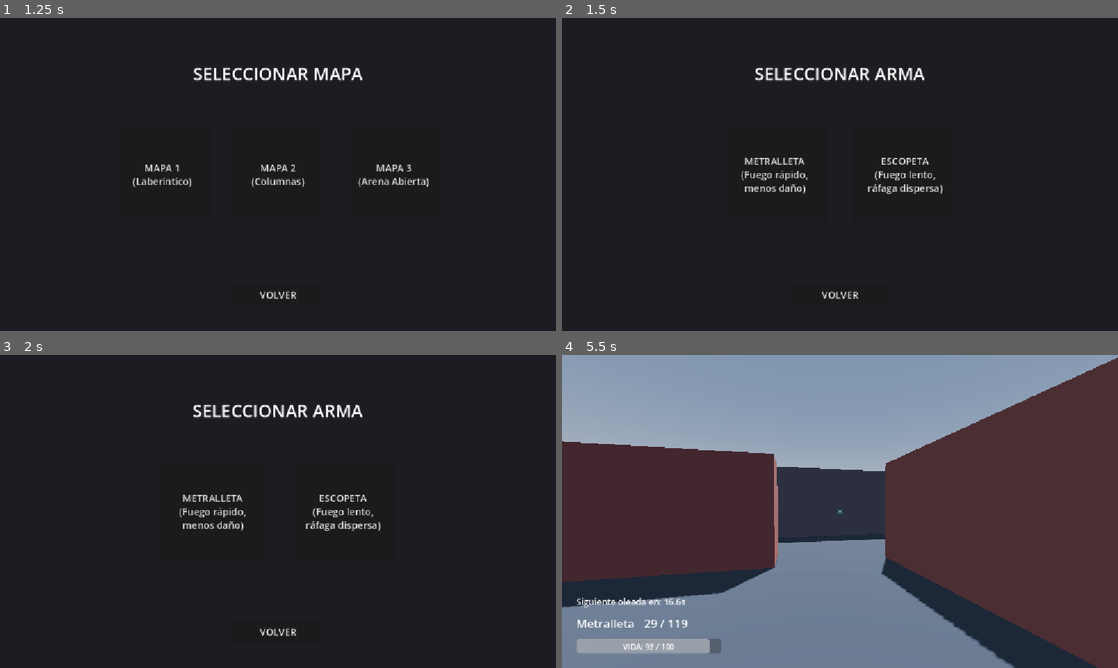
Above: before the commit, frames 1-4 (two rows, left to right).
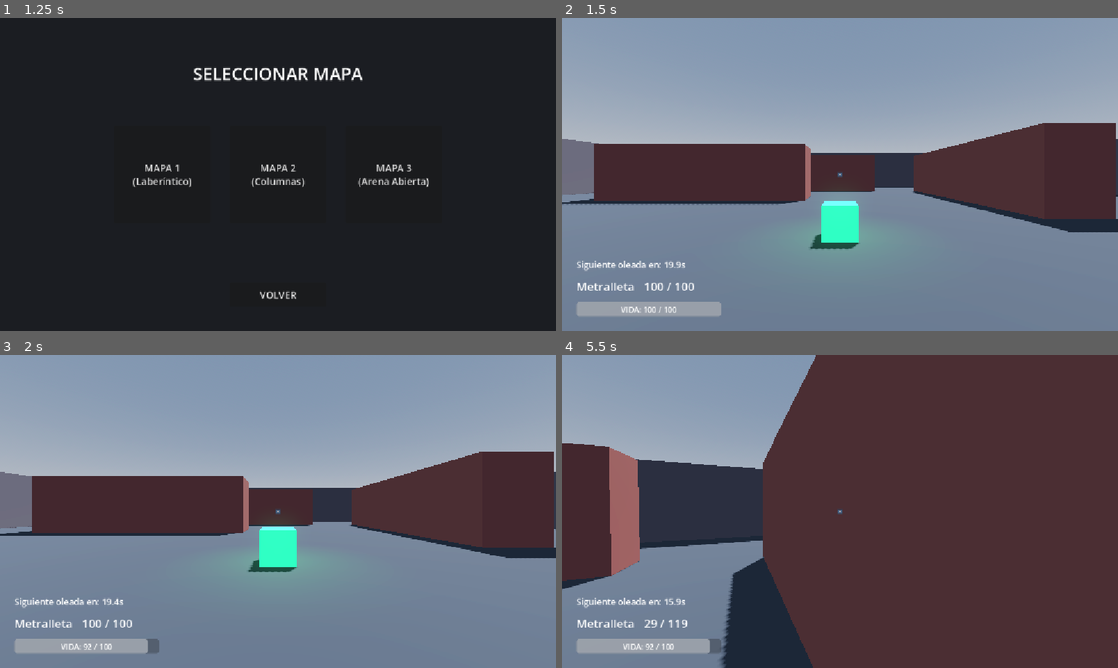
Above: after the commit, the same moments.

Repository: Jillkrav/Fps-Prueba
Game: Godot game, scene res://scenes/main_menu.tscn
The game is run twice, just before and just after one commit, with the same random seed, the same clock (stepped at 60 frames per second) and the same inputs. The engine's default icon, where the game draws it, is replaced by a stand-in: a white triangle on a blue panel in a dark square.
Inputs (mouse positions are in pixels of both pictures, inside the frame that each line leads up to):
- Up to frame 1 (1.25 s): click "JUGAR" at 0.5 s
- Up to frame 2 (1.5 s): click "MAPA 1 (Laberíntico)" at 1.25 s
- Up to frame 3 (2 s): no input
- Up to frame 4 (5.5 s): click (773, 511) at 2 s, where only the run before the commit has a clickable "METRALLETA (Fuego rápido, men…"; tap Enter (ui_accept) at 2.75, 3.02, 3.77, 5.27 s; move the mouse to (867, 511) at 2.77 s; hold R 2.78-3.53 s; hold W from 2.78 s (still down); click (867, 511) at 2.92 s; move the mouse to (812, 511) at 3.52 s; tap F at 3.6 s; click (812, 511) at 3.67 s; move the mouse to (851, 505) at 4.27 s; hold Space 4.28-5.03 s; click (851, 505) at 4.42 s; move the mouse to (834, 517) at 5.02 s; tap R at 5.1 s; click (834, 517) at 5.17 s

Frame 1 is identical in both runs. In frame 2, 99% of the frame differs, in the area x 0-100%, y 0-100%; in frame 3, 99%; in frame 4, 44%.

Commit message:
refactor: mover selección de equipo y arma al mapa, eliminar WeaponPanel del menú

Diff:
--- a/scripts/game_state.gd
+++ b/scripts/game_state.gd
@@ -5,6 +5,7 @@
 
 var selected_map: String = "res://scenes/maps/map_1.tscn"
 var selected_weapon: String = "metralleta"
+var selected_team: String = ""
 
 var player_max_health: float = 100.0
 var player_current_health: float = 100.0
--- a/scripts/main_menu.gd
+++ b/scripts/main_menu.gd
@@ -2,7 +2,6 @@
 
 @onready var menu_panel: Panel = $MenuPanel
 @onready var map_panel: Panel = $MapPanel
-@onready var weapon_panel: Panel = $WeaponPanel
 
 func _ready() -> void:
 	show_panel("menu")
@@ -10,7 +9,6 @@
 func show_panel(panel_name: String) -> void:
 	menu_panel.visible = (panel_name == "menu")
 	map_panel.visible = (panel_name == "map")
-	weapon_panel.visible = (panel_name == "weapon")
 
 # --- MENU PRINCIPAL ---
 func _on_jugar_pressed() -> void:
@@ -21,35 +19,11 @@
 
 # --- SELECCION DE MAPA ---
 func _on_map_selected(map_path: String) -> void:
-	# Guardamos el mapa en GameState
-	if Engine.has_meta("GameState"):
-		Engine.get_meta("GameState").selected_map = map_path
-	else:
-		# Si es autoload registrado
-		var gs_node: Node = get_node_or_null("/root/GameState")
-		if gs_node:
-			gs_node.selected_map = map_path
-	show_panel("weapon")
+	var gs_node: Node = get_node_or_null("/root/GameState")
+	if gs_node:
+		gs_node.selected_map = map_path
+	# Carga el mapa — la selección de equipo/arma ocurre dentro del mapa
+	get_tree().change_scene_to_file(map_path)
 
 func _on_map_back_pressed() -> void:
 	show_panel("menu")
-
-# --- SELECCION DE ARMA ---
-func _on_weapon_selected(weapon_key: String) -> void:
-	if Engine.has_meta("GameState"):
-		Engine.get_meta("GameState").selected_weapon = weapon_key
-	else:
-		var gs_node: Node = get_node_or_null("/root/GameState")
-		if gs_node:
-			gs_node.selected_weapon = weapon_key
-
-	# Cargar el mapa seleccionado
-	var target_map: String = "res://scenes/maps/map_1.tscn"
-	var gs_node2: Node = get_node_or_null("/root/GameState")
-	if gs_node2:
-		target_map = gs_node2.selected_map
-
-	get_tree().change_scene_to_file(target_map)
-
-func _on_weapon_back_pressed() -> void:
-	show_panel("map")
--- /dev/null
+++ b/scripts/team_weapon_selector.gd
@@ -0,0 +1,59 @@
+extends CanvasLayer
+
+# Emitida cuando el jugador confirma equipo y arma
+signal selection_finished(team: String, weapon: String)
+
+var selected_team: String = ""
+var selected_weapon: String = ""
+
+@onready var team_panel: Control = $TeamPanel
+@onready var weapon_panel: Control = $WeaponPanel
+
+func _ready() -> void:
+	# Este nodo debe procesar aunque el juego esté pausado
+	process_mode = Node.PROCESS_MODE_WHEN_PAUSED
+	visible = true
+	show_team_panel()
+	get_tree().paused = true
+	Input.mouse_mode = Input.MOUSE_MODE_VISIBLE
+
+func show_team_panel() -> void:
+	team_panel.visible = true
+	weapon_panel.visible = false
+
+func show_weapon_panel() -> void:
+	team_panel.visible = false
+	weapon_panel.visible = true
+
+# --- BOTONES DE EQUIPO ---
+func _on_team_rojo_pressed() -> void:
+	selected_team = "rojo"
+	show_weapon_panel()
+
+func _on_team_azul_pressed() -> void:
+	selected_team = "azul"
+	show_weapon_panel()
+
+# --- BOTONES DE ARMA ---
+func _on_weapon_metralleta_pressed() -> void:
+	selected_weapon = "metralleta"
+	_finish_selection()
+
+func _on_weapon_escopeta_pressed() -> void:
+	selected_weapon = "escopeta"
+	_finish_selection()
+
+func _on_weapon_back_pressed() -> void:
+	show_team_panel()
+
+# --- CONFIRMAR Y ARRANCAR ---
+func _finish_selection() -> void:
+	var gs_node: Node = get_node_or_null("/root/GameState")
+	if gs_node:
+		gs_node.selected_team = selected_team
+		gs_node.selected_weapon = selected_weapon
+
+	get_tree().paused = false
+	Input.mouse_mode = Input.MOUSE_MODE_CAPTURED
+	selection_finished.emit(selected_team, selected_weapon)
+	queue_free()
